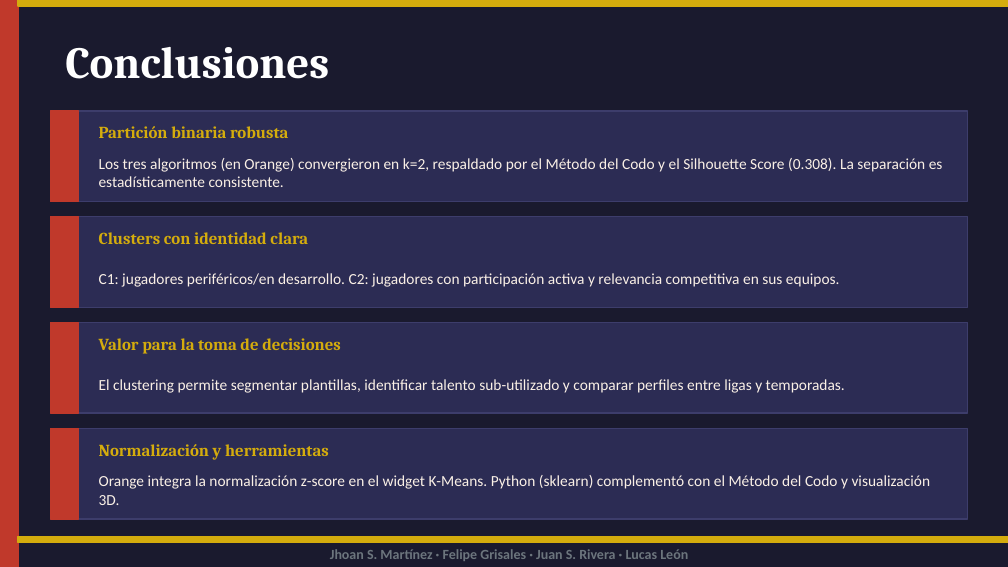
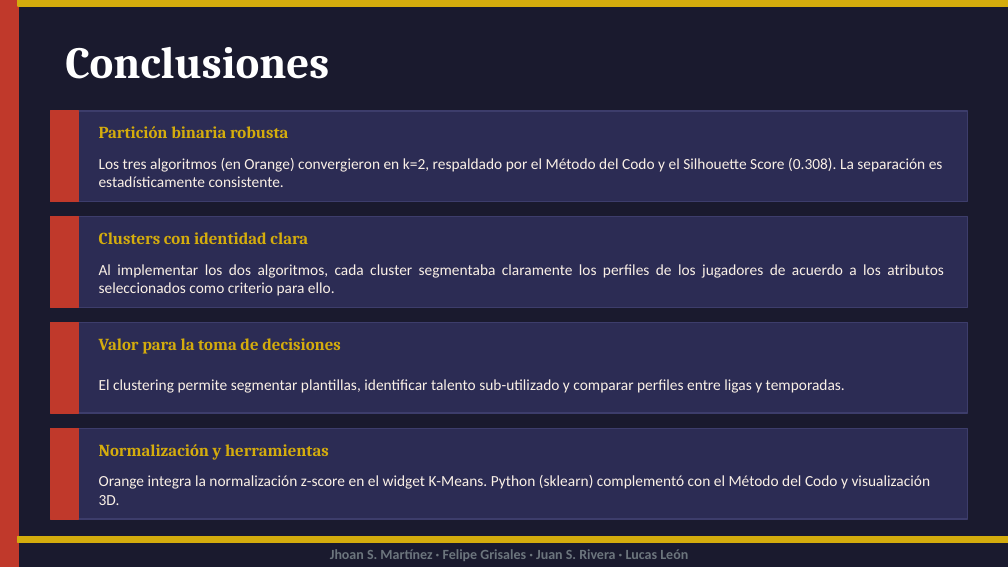
Before and after one commit to SebasMartinez21/Aprendizaje_no_supervisado_Mineria, a slide deck: slide 12 of Presentacion Clustering Futbol Europeo.pptx (slide 11 before the commit). Drawn at 1008x567 pixels with LibreOffice and Linux fonts; fonts in the diff are those of the drawing. Boxes give left, top, right and bottom in pixels: in the first picture for what was removed or moved away, otherwise in the second. Text is boxed around its words. In the diff, an @@ line names an element or a change of style, - is before the commit and + after.

```diff
--- a/Presentacion Clustering Futbol Europeo.pptx
+++ b/Presentacion Clustering Futbol Europeo.pptx
@@ text at [99,264,944,296]: text changed @@
-C1: jugadores periféricos/en desarrollo. C2: jugadores con participación activa y relevancia competitiva en sus equipos.
+Al implementar los dos algoritmos, cada cluster segmentaba claramente los perfiles de los jugadores de acuerdo a los atributos seleccionados como criterio para ello.
```
Also in this commit, not shown: 3 other slides changed, 2 slides added, 1 slide removed, 3 other files.
